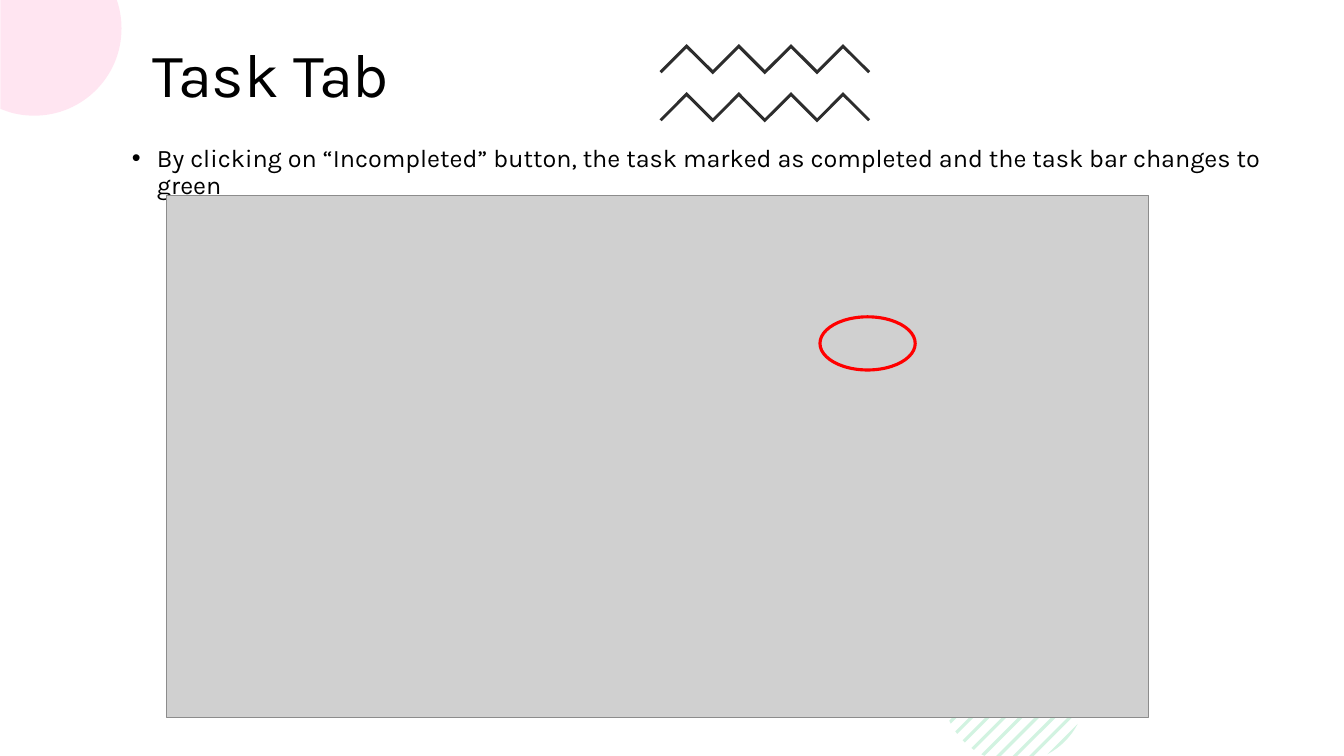
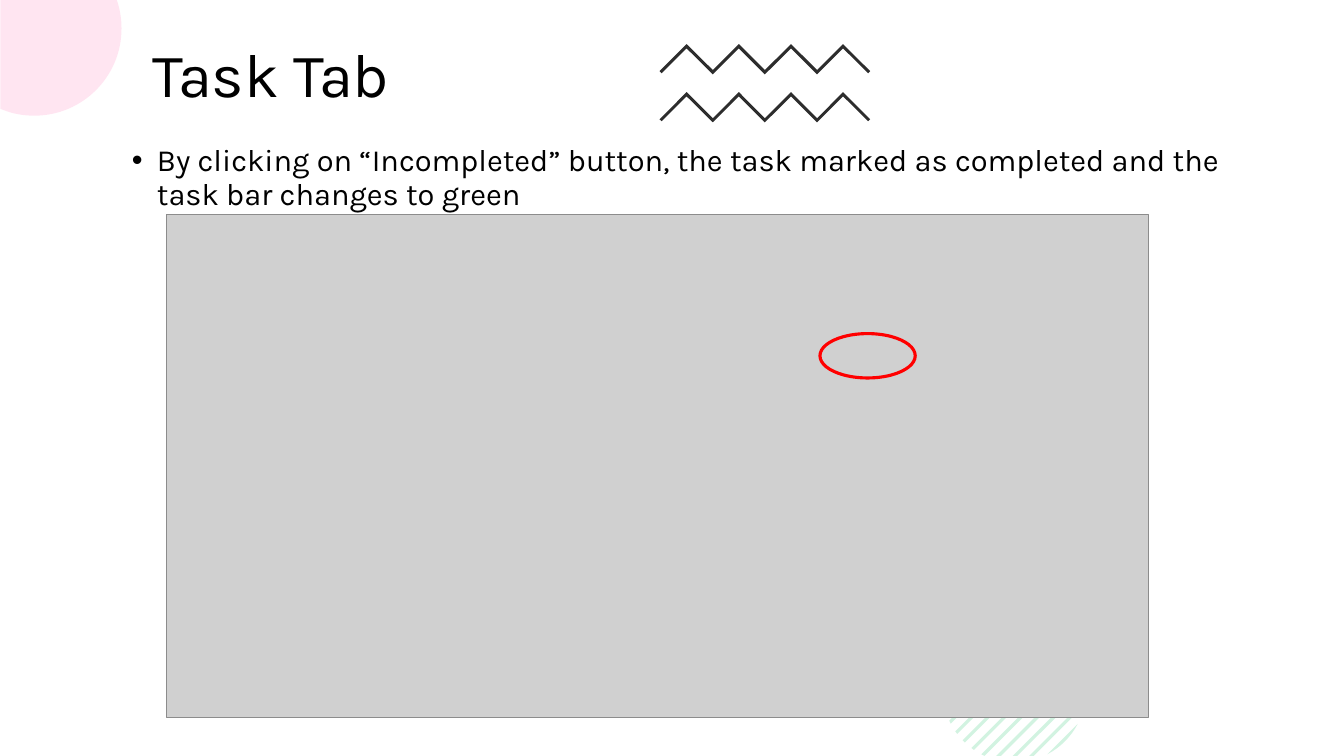
Before and after one commit to BadrGello/Task-Management-App, a slide deck: slide 22 of Documents/Final presentation.pptx. Drawn at 1344x756 pixels with LibreOffice and Linux fonts; fonts in the diff are those of the drawing; grey boxes stand for pictures. Boxes give left, top, right and bottom in pixels: in the first picture for what was removed or moved away, otherwise in the second. Text is boxed around its words. In the diff, an @@ line names an element or a change of style, - is before the commit and + after.

```diff
--- a/Documents/Final presentation.pptx
+++ b/Documents/Final presentation.pptx
@@ text "By clicking on “Incompleted” button, ..." at (x1=157, y1=150, x2=1219, y2=212): size 18 to 22 pt @@
@@ picture resized from (x1=167, y1=196, x2=1149, y2=718) to (x1=167, y1=215, x2=1149, y2=717) @@
@@ ellipse resized from (x1=820, y1=317, x2=915, y2=370) to (x1=820, y1=334, x2=915, y2=378) @@
```
Also in this commit, not shown: 12 other slides changed, 18 slides added, 2 slides removed.
